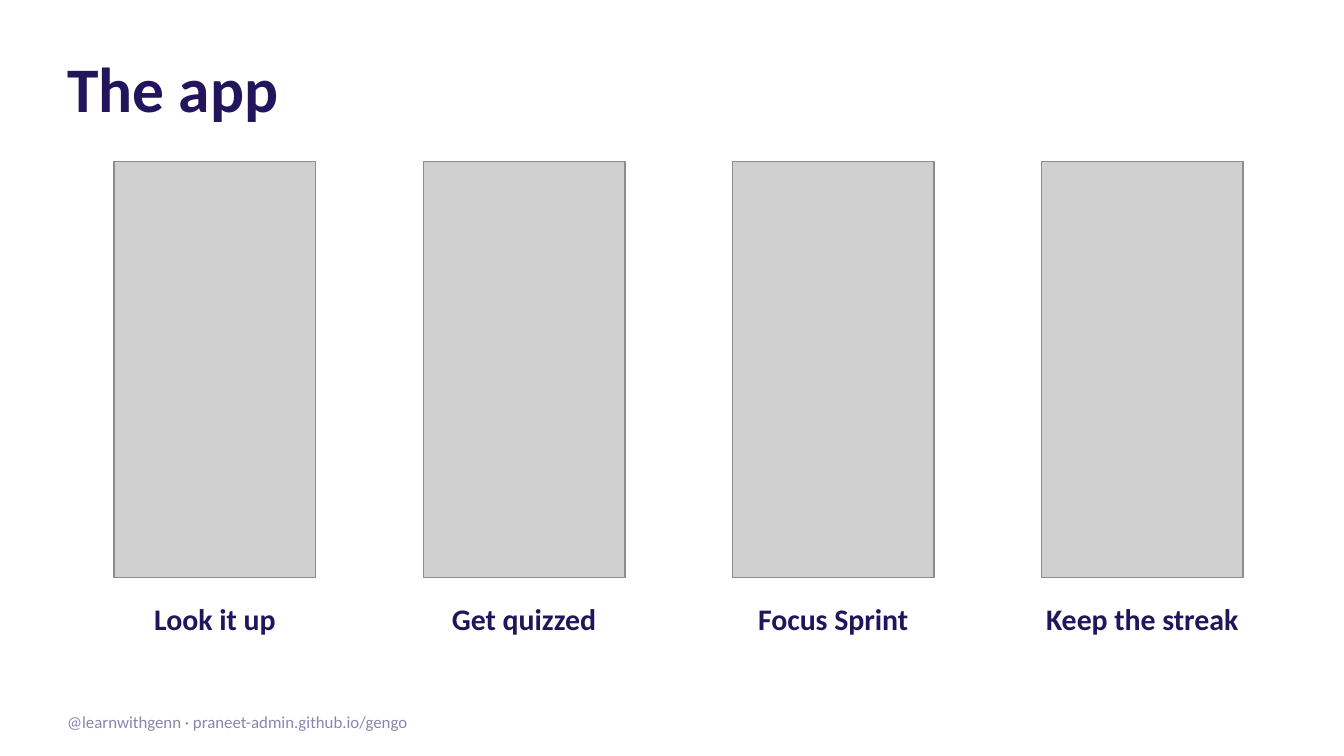
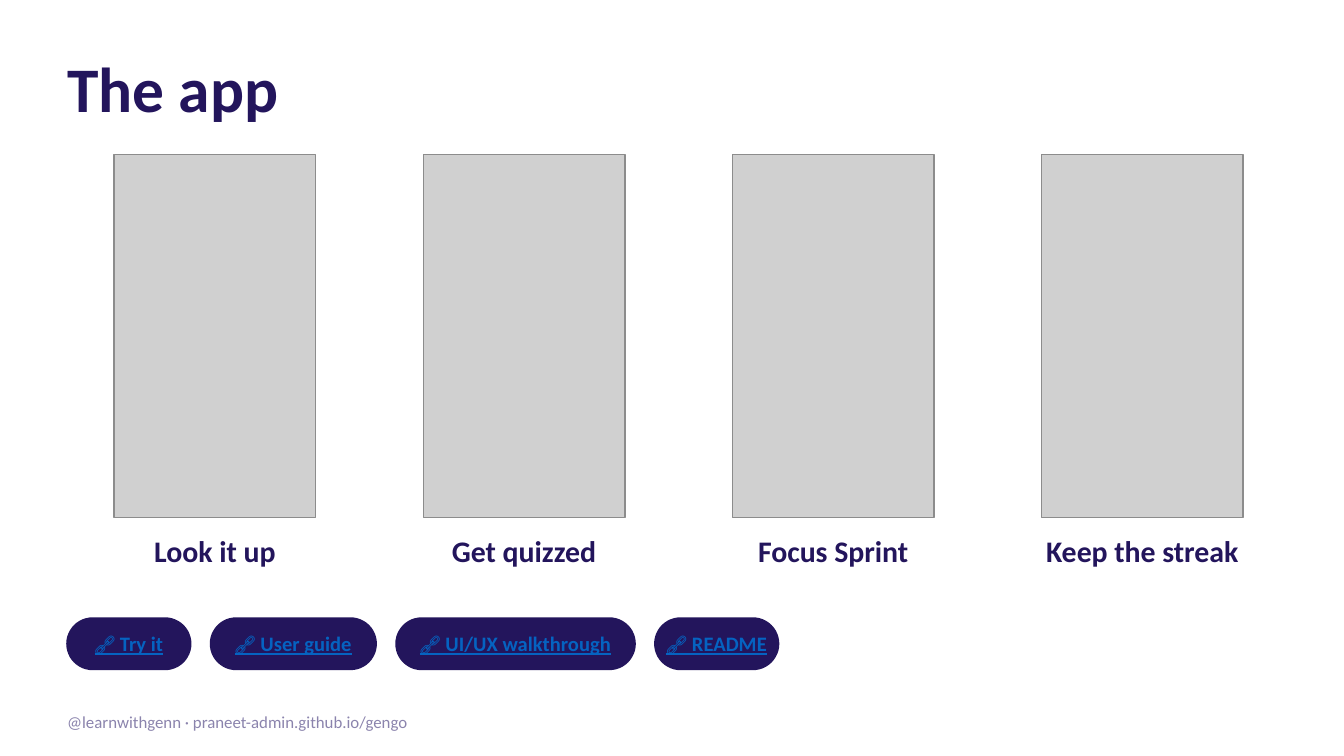
Before and after one commit to praneet-admin/gengo, a slide deck: slide 3 of launch/Gengo-Marketing-Glance.pptx. Drawn at 1344x756 pixels with LibreOffice and Linux fonts; fonts in the diff are those of the drawing; grey boxes stand for pictures. Boxes give left, top, right and bottom in pixels: in the first picture for what was removed or moved away, otherwise in the second. Text is boxed around its words. In the diff, an @@ line names an element or a change of style, - is before the commit and + after.

```diff
--- a/launch/Gengo-Marketing-Glance.pptx
+++ b/launch/Gengo-Marketing-Glance.pptx
@@ picture: place and size @@
-picture at box(114, 161, 316, 578)
+picture at box(114, 155, 316, 517)
@@ picture: place and size @@
-picture at box(423, 161, 625, 578)
+picture at box(423, 155, 625, 517)
@@ picture: place and size @@
-picture at box(732, 161, 934, 578)
+picture at box(732, 155, 934, 517)
@@ picture: place and size @@
-picture at box(1042, 161, 1243, 578)
+picture at box(1042, 155, 1243, 517)
@@ 4 texts: place and size @@
-4 texts at box(154, 609, 1238, 635)
+4 texts at box(154, 541, 1238, 567)
@@ rounded rectangle added at box(67, 618, 191, 669), fill #23155C, outline #23155C 1 pt @@
@@ rounded rectangle added at box(211, 618, 376, 669), fill #23155C, outline #23155C 1 pt @@
@@ rounded rectangle added at box(396, 618, 636, 669), fill #23155C, outline #23155C 1 pt @@
@@ rounded rectangle added at box(655, 618, 778, 669), fill #23155C, outline #23155C 1 pt @@
@@ text added at box(120, 637, 163, 655), 11 pt, text #0563C1, bold, underline @@
+🔗 Try it
@@ text added at box(260, 636, 351, 655), 11 pt, text #0563C1, bold, underline @@
+🔗 User guide
@@ text added at box(445, 636, 611, 655), 11 pt, text #0563C1, bold, underline @@
+🔗 UI/UX walkthrough
@@ text added at box(692, 638, 767, 655), 11 pt, text #0563C1, bold, underline @@
+🔗 README
```
Also in this commit, not shown: 10 other slides changed, 1 slide added, 1 slide removed.
